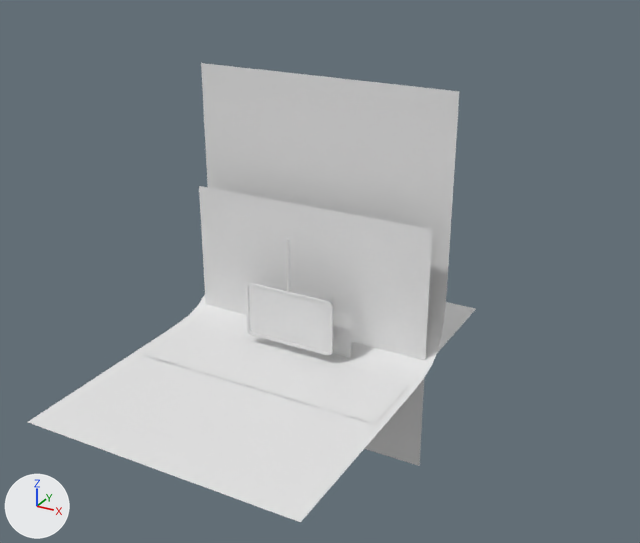
Renders of the glTF model src/assets/cst.glb from each side of a commit.
Both versions are drawn from a 50 mm lens placed at (15.5, -29.5, 16.5), pointed at (-0.1, -1.0, 2.3). The lights are fixed; the arrows at lower left show +X, +Y and +Z. The picture after the commit comes second. Where no turn or scale is listed for an object, it has been applied to the vertices. Vertices at exactly the same position are counted once.

Names of what the first picture shows: 'BgCurve', 'SmokeFloor', 'SmokeOver', 'iPad', 'iPadFrame' and 1 more.
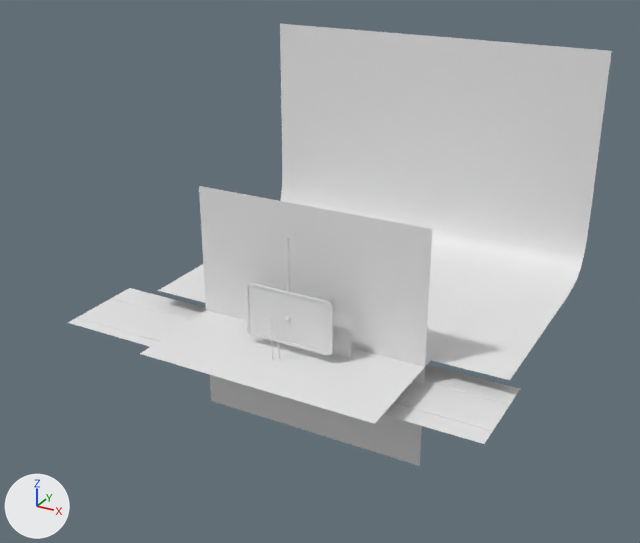
Where the newer file only moved an object's origin or applied its transform, the numbers keep the older frame.

Where the change shows, as pixel boxes (x1, y1, x2, y2) in the pictures (640 x 543 px):
```json
{"object": "BgCurve", "change": "moved, rescaled", "before": [28, 63, 459, 522], "after": [158, 24, 612, 380], "on screen": "22% shorter"}
{"object": "CableShadow", "change": "added", "after": [68, 288, 520, 444]}
{"object": "Cable", "change": "added", "after": [78, 298, 508, 430], "on screen": "mostly hidden"}
```

Edits to the scene script, one JSON object a line:
```json
{"block": "me_plane_009", "where": "# used by ob_bgcurve; location = (0.0, -2.14, 0.43)"}
{"op": "remove", "block": "me_plane_009", "code": "me_plane_009.from_pydata(...)  # 65 vertices, 96 faces; spans x -5.31..5.31, y -9.86..1.0, z -0.55..9.66"}
{"op": "add", "block": "me_plane_009", "code": "me_plane_009.from_pydata(...)  # 65 vertices, 96 faces; spans x -8.07..8.07, y -0.03..10.83, z -0.03..10.18"}
{"block": "me_plane_009", "change": "me_plane_009 part 1: the whole mesh is scaled about its middle by (1.52, 1, 1), then moved by (0.0, 9.83, 0.52)"}
{"op": "add", "block": "me_béziercurve_001", "code": ["me_béziercurve_001 = bpy.data.meshes.new('BézierCurve.001')", "me_béziercurve_001.from_pydata(...)  # 840 vertices, 1644 faces; spans x -10.4..8.2, y -0.7..2.8, z -2.3..0.3"]}
{"op": "add", "block": "me_plane_010", "code": ["me_plane_010 = bpy.data.meshes.new('Plane.010')", "me_plane_010.from_pydata(...)  # 24 vertices, 30 faces; spans x -10.5..8.3, y -1.0..3.1, z -2.3"]}
{"op": "set", "path": "ob_bgcurve.location", "old": "(0.0, -2.14, 0.43)", "new": "(0.0, -1.49, -0.09)"}
{"op": "add", "block": "ob_cable", "code": ["ob_cable = bpy.data.objects.new('Cable', me_béziercurve_001)", "ob_cable.location = (0.0, -3.71, 1.4)"]}
{"op": "add", "block": "ob_cableshadow", "code": ["ob_cableshadow = bpy.data.objects.new('CableShadow', me_plane_010)", "ob_cableshadow.location = (0.0, -3.71, 1.4)"]}
```
